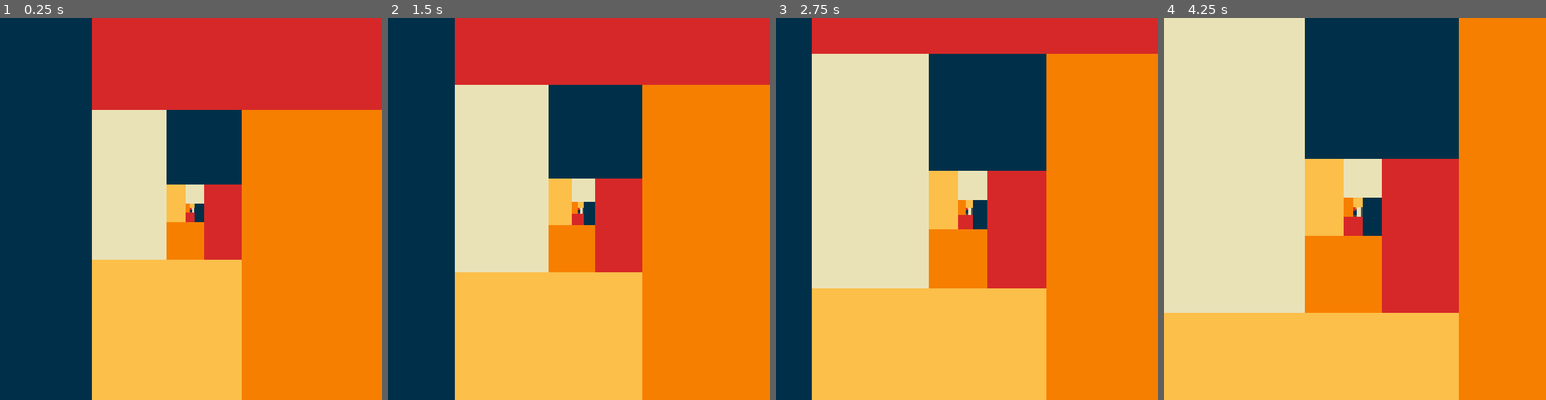
Above: before the commit, frames 1-4 (left to right).
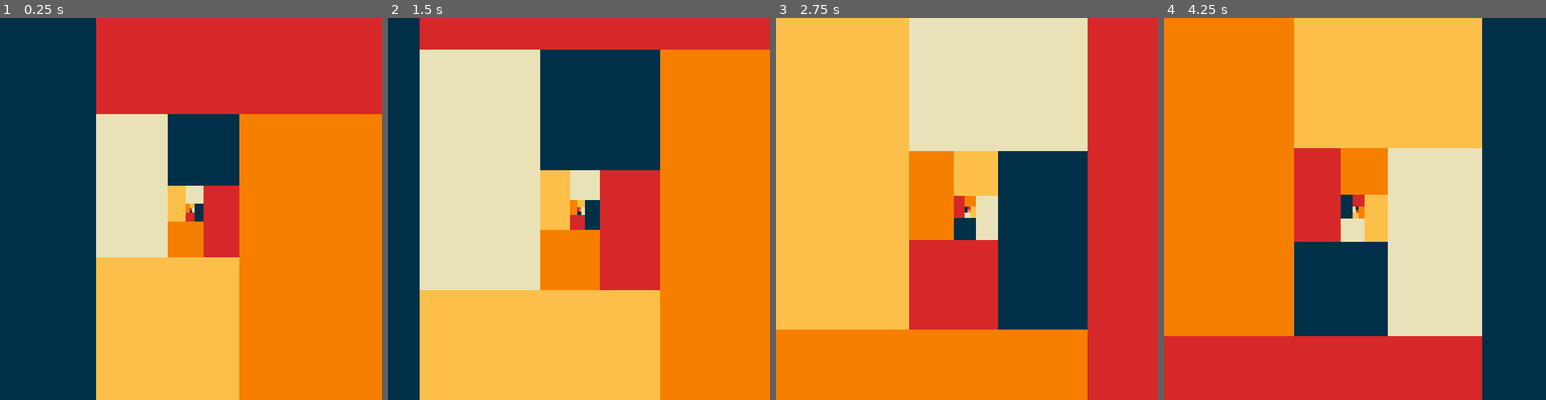
Above: after the commit, the same moments.

Repository: Qwatrum/FibonacciZoom
Game: Godot game, scene res://scenes/zoom.tscn
Same seed, same stepped clock (60 frames per second), same inputs: the game is played once before the commit and once after it.
Inputs (mouse positions are in pixels of both pictures, inside the frame that each line leads up to):
- Up to frame 1 (0.25 s): no input
- Up to frame 2 (1.5 s): move the mouse to (663, 189) at 0.52 s; tap Space (auto, bound only after the commit) at 0.6 s; tap Down (less_speed, bound only after the commit) at 0.8, 1.35 s; move the mouse to (502, 228) at 1.27 s
- Up to frame 3 (2.75 s): tap Up (more_speed, bound only after the commit) at 1.55, 2.1 s; move the mouse to (1005, 124) at 2.02 s; tap Mouse wheel up (zoom, bound only after the commit) at 2.3 s
- Up to frame 4 (4.25 s): move the mouse to (1335, 285) at 2.77 s; tap Mouse wheel up (zoom, bound only after the commit) at 2.85 s; tap Space (auto, bound only after the commit) at 3.05, 3.6 s; move the mouse to (1469, 266) at 3.52 s; tap Down (less_speed, bound only after the commit) at 3.8 s

The runs differ from the first frame. In frame 1, 2.8% of the frame differs, in the area x 24-100%, y 0-100%; in frame 2, 25%; in frame 3, 91%; in frame 4, 100%, in the area x 0-100%, y 0-100%.

Commit message:
Added controls

Diff:
--- a/project.godot
+++ b/project.godot
@@ -13,15 +13,38 @@
 config/name="FibonacciZoom"
 run/main_scene="res://scenes/zoom.tscn"
 config/features=PackedStringArray("4.2", "GL Compatibility")
-boot_splash/bg_color=Color(0.882353, 0.882353, 0.882353, 1)
-boot_splash/image="res://assets/fibonacci.png"
-config/icon="res://assets/fibonacci.png"
+boot_splash/bg_color=Color(1.56425e-07, 0.0725719, 0.123992, 1)
+boot_splash/image="res://assets/icon.png"
+config/icon="res://assets/icon.png"
 
 [display]
 
 window/size/viewport_width=640
 window/size/viewport_height=640
 
+[input]
+
+zoom={
+"deadzone": 0.5,
+"events": [Object(InputEventMouseButton,"resource_local_to_scene":false,"resource_name":"","device":-1,"window_id":0,"alt_pressed":false,"shift_pressed":false,"ctrl_pressed":false,"meta_pressed":false,"button_mask":8,"position":Vector2(81, 11),"global_position":Vector2(85, 52),"factor":1.0,"button_index":4,"canceled":false,"pressed":true,"double_click":false,"script":null)
+]
+}
+more_speed={
+"deadzone": 0.5,
+"events": [Object(InputEventKey,"resource_local_to_scene":false,"resource_name":"","device":-1,"window_id":0,"alt_pressed":false,"shift_pressed":false,"ctrl_pressed":false,"meta_pressed":false,"pressed":false,"keycode":0,"physical_keycode":4194320,"key_label":0,"unicode":0,"echo":false,"script":null)
+]
+}
+less_speed={
+"deadzone": 0.5,
+"events": [Object(InputEventKey,"resource_local_to_scene":false,"resource_name":"","device":-1,"window_id":0,"alt_pressed":false,"shift_pressed":false,"ctrl_pressed":false,"meta_pressed":false,"pressed":false,"keycode":0,"physical_keycode":4194322,"key_label":0,"unicode":0,"echo":false,"script":null)
+]
+}
+auto={
+"deadzone": 0.5,
+"events": [Object(InputEventKey,"resource_local_to_scene":false,"resource_name":"","device":-1,"window_id":0,"alt_pressed":false,"shift_pressed":false,"ctrl_pressed":false,"meta_pressed":false,"pressed":false,"keycode":0,"physical_keycode":32,"key_label":0,"unicode":32,"echo":false,"script":null)
+]
+}
+
 [rendering]
 
 renderer/rendering_method="gl_compatibility"
--- a/scenes/rect.gd
+++ b/scenes/rect.gd
@@ -1,6 +1,7 @@
 extends Node2D
 
 func create(x_size, y_size, color):
+
 	$"ColorRect".scale.x = x_size
 	$"ColorRect".scale.y = y_size
 	$"ColorRect".color = color
--- a/scenes/zoom.gd
+++ b/scenes/zoom.gd
@@ -7,15 +7,20 @@
 var x_changes = [1,1,2,0] # 1 -> + | 2 -> - | 0 -> nothing
 var y_changes = [0,1,1,2] # 1 -> + | 2 -> - | 0 -> nothing
 var c_i = 0
-var zoom_speed = 1.003
+var zoom_speed = 1.01
+var auto = false
+
 func create_fibonacci_base():
-	var x_size = 320
-	var y_size = 640
+	var x_size = 320.0
+	var y_size = 640.0
 	var x_pos = 0
 	var y_pos = 0
 	var last_rect = true
+
 	for i in range(21):
+
 		if last_rect:
+
 			var inste_rect = rect.instantiate()
 			add_child(inste_rect)
 			rects.append(inste_rect)
@@ -23,7 +28,9 @@
 			inste_rect.position = Vector2(x_pos, y_pos)
 			y_size = x_size
 			last_rect = false
+
 		else:
+
 			var inste_rect_2 = rect.instantiate()
 			add_child(inste_rect_2)
 			rects.append(inste_rect_2)
@@ -43,22 +50,30 @@
 		elif y_changes[i % len(y_changes)] == 2:
 			y_pos -= y_size
 
-	print(x_pos)
-	print(y_pos)
+
 func _ready():
 	create_fibonacci_base()
 
 func _process(delta):
+	if Input.is_action_just_pressed("zoom") or auto:
 
-	$"Camera2D".zoom *= zoom_speed
+		$"Camera2D".zoom *= zoom_speed
 
-	print($"Camera2D".zoom)
-	if $"Camera2D".zoom.x >= 6:
-		$"Camera2D".zoom.x = 1.489
-		$"Camera2D".zoom.y = 1.489
-		print("ZOOMED")
-		for e in rects:
-			e.queue_free()
-		rects = []
-		c_i += 4
-		create_fibonacci_base()
+		if $"Camera2D".zoom.x >= 5.93:
+			$"Camera2D".zoom.x = 1.495
+			$"Camera2D".zoom.y = 1.495
+
+			for e in rects:
+				e.queue_free()
+			rects = []
+			c_i += 4
+			create_fibonacci_base()
+
+	if Input.is_action_just_pressed("more_speed"):
+		if zoom_speed < 1.35:
+			zoom_speed+=0.01
+	if Input.is_action_just_pressed("less_speed"):
+		if zoom_speed > 1.01:
+			zoom_speed-=0.01
+	if Input.is_action_just_pressed("auto"):
+		auto = not auto
Binary file removed: assets/fibonacci.png
Binary file added: assets/icon.png
Not shown, changed: assets/icon.png.import
Not shown, changed: README.md
